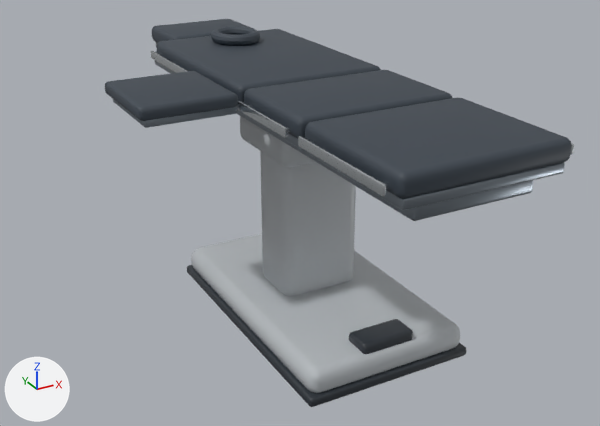
Renders of the glTF model public/models/env_or_table.glb from each side of a commit.
The view is the same before and after, from a camera (50 mm lens) standing at (-1.37, -2.48, 1.6) and looking at (-0.07, -0.13, 0.42). Every picture has the same lights, and +X, +Y and +Z are marked at lower left. The picture after the commit comes second. Vertices at exactly the same position are counted once.

In view in the first picture: 'env_or_table'.
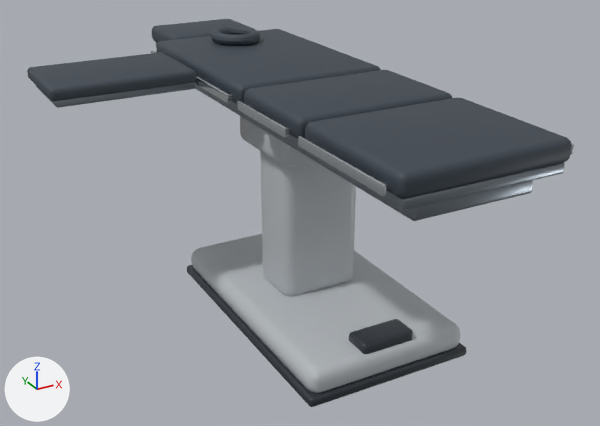
Pixel boxes (x1, y1, x2, y2) of what changed, in the pictures (600 x 426 px; the box of a moved part takes in the faces that stretch with it):
```json
{"object": "env_or_table", "change": "reshaped", "before": [105, 19, 574, 407], "after": [27, 19, 574, 407], "on screen": "17% wider"}
{"part": 1, "of": "me_env_or_table", "change": "moved or reshaped", "before": [105, 71, 238, 121], "after": [27, 52, 197, 101]}
{"part": 2, "of": "me_env_or_table", "change": "moved or reshaped", "before": [113, 99, 237, 128], "after": [36, 82, 196, 108]}
```

Edits to the scene script, one JSON object a line:
```json
{"block": "me_env_or_table", "where": "# used by ob_env_or_table; location = (0.0, 0.0, 0.0)"}
{"op": "remove", "block": "me_env_or_table", "code": "me_env_or_table.from_pydata(...)  # 4800 vertices, 9460 faces; spans x -0.64..0.31, y -1.0..1.0, z 0.0..0.94"}
{"op": "add", "block": "me_env_or_table", "code": "me_env_or_table.from_pydata(...)  # 4800 vertices, 9460 faces; spans x -0.82..0.31, y -1.0..1.0, z 0.0..0.94"}
{"block": "me_env_or_table", "change": "me_env_or_table part 1: the loose piece of 128 vertices spanning x -0.64..-0.32, y -0.18..0.18, z 0.85..0.9 is scaled about its middle by (1.58, 0.941, 1), then moved by (-0.09, 0.33, 0.0)"}
{"block": "me_env_or_table", "change": "me_env_or_table part 2: the loose piece of 128 vertices spanning x -0.62..-0.32, y -0.16..0.16, z 0.83..0.86 is scaled about its middle by (1.6, 0.937, 1), then moved by (-0.09, 0.33, 0.0)"}
{"block": "me_env_or_table", "change": "other edits to the shape of me_env_or_table do not show in these pictures"}
```
